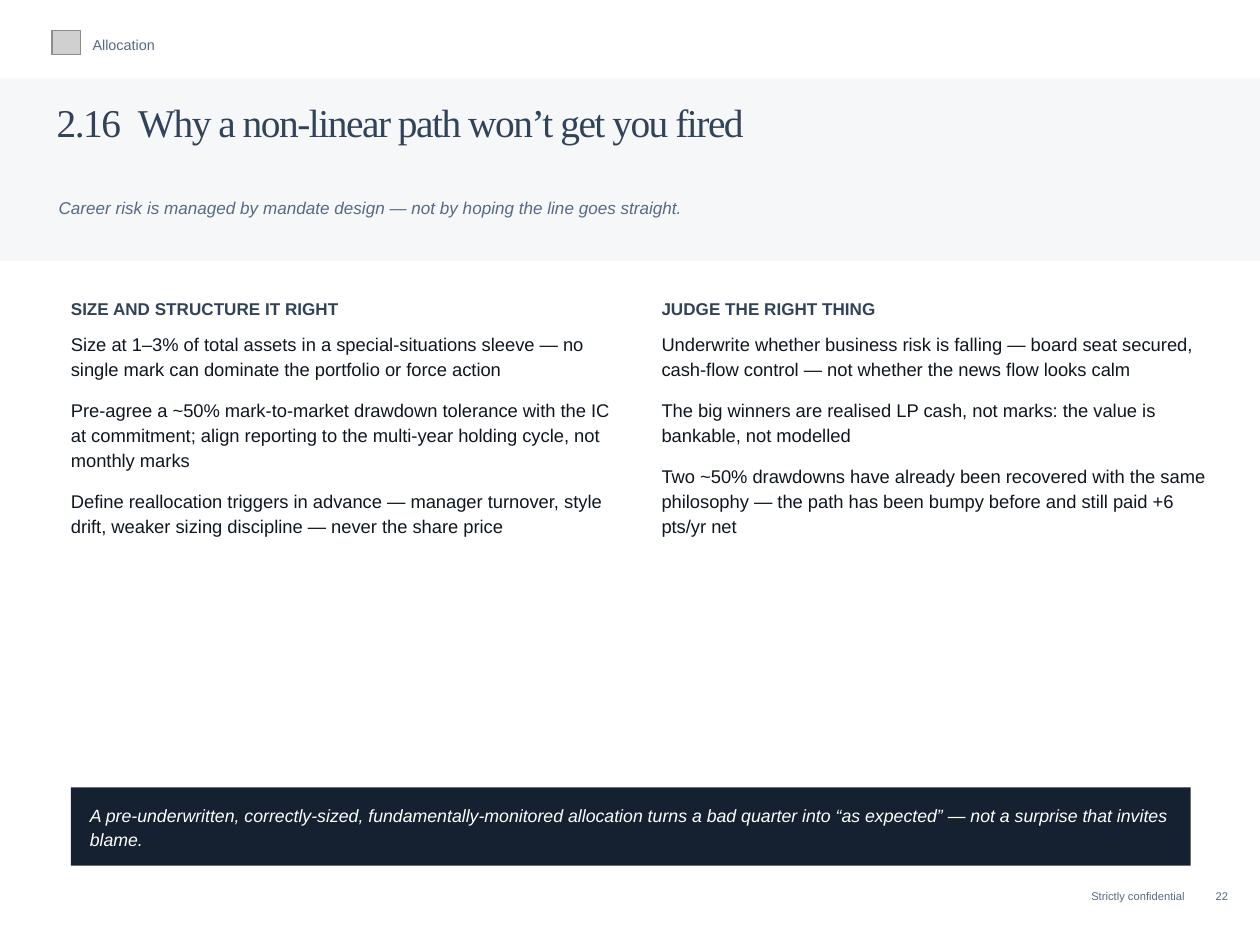
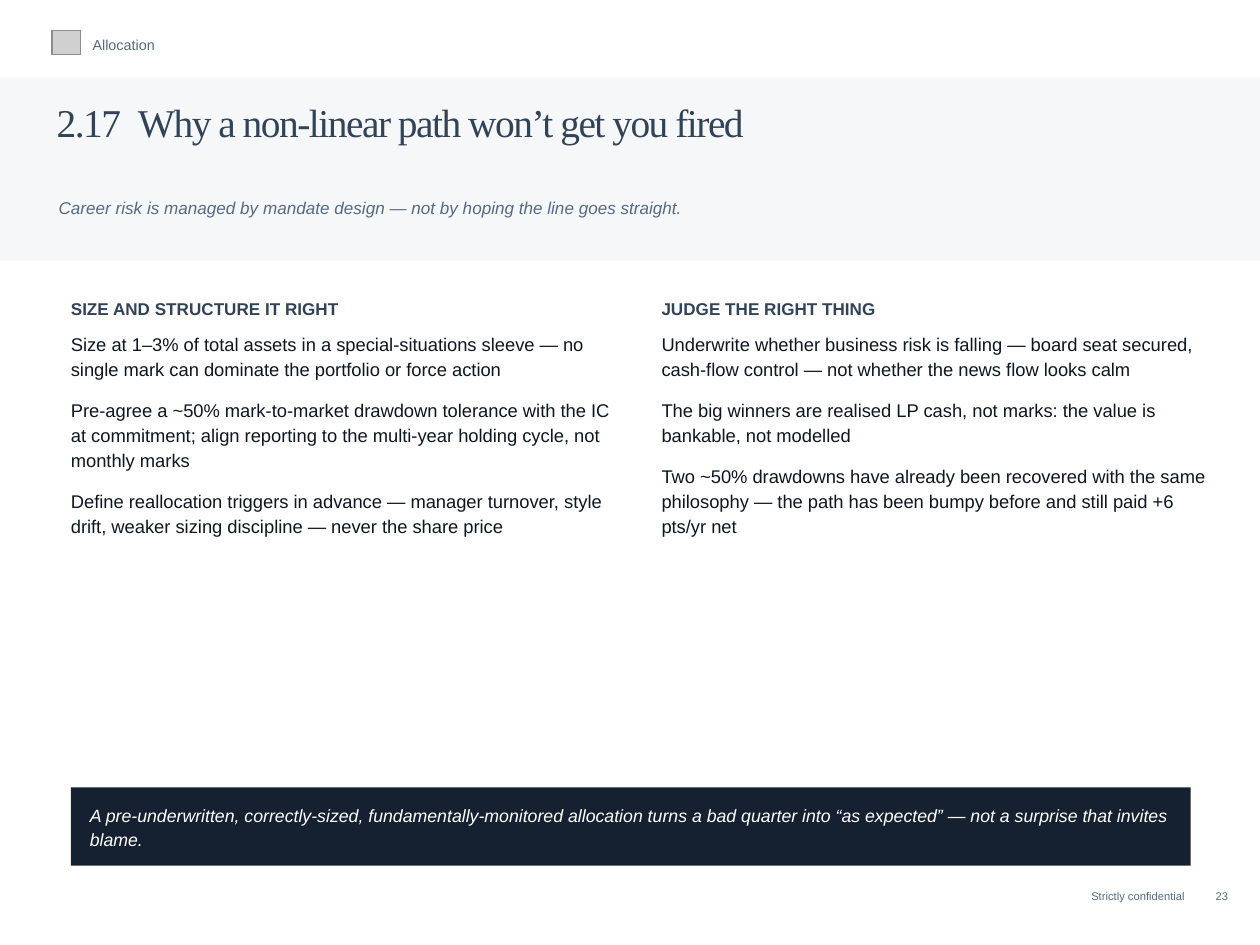
Before and after one commit to charette-lab/Claude, a slide deck: slide 26 of Athanase_Engaged_Ownership_Allocator_Deck.pptx (slide 25 before the commit). Drawn at 1260x945 pixels with LibreOffice and Linux fonts; fonts in the diff are those of the drawing; grey boxes stand for pictures. Boxes give left, top, right and bottom in pixels: in the first picture for what was removed or moved away, otherwise in the second. Text is boxed around its words. In the diff, an @@ line names an element or a change of style, - is before the commit and + after.

```diff
--- a/Athanase_Engaged_Ownership_Allocator_Deck.pptx
+++ b/Athanase_Engaged_Ownership_Allocator_Deck.pptx
@@ text at (x1=57, y1=109, x2=743, y2=145): text changed @@
-2.16 Why a non-linear path won’t get you fired
+2.17 Why a non-linear path won’t get you fired
@@ text at (x1=1091, y1=892, x2=1228, y2=903): text changed @@
-Strictly confidential 22
+Strictly confidential 23
```
Also in this commit, not shown: 15 other slides changed, 1 slide added, 1 other file.
